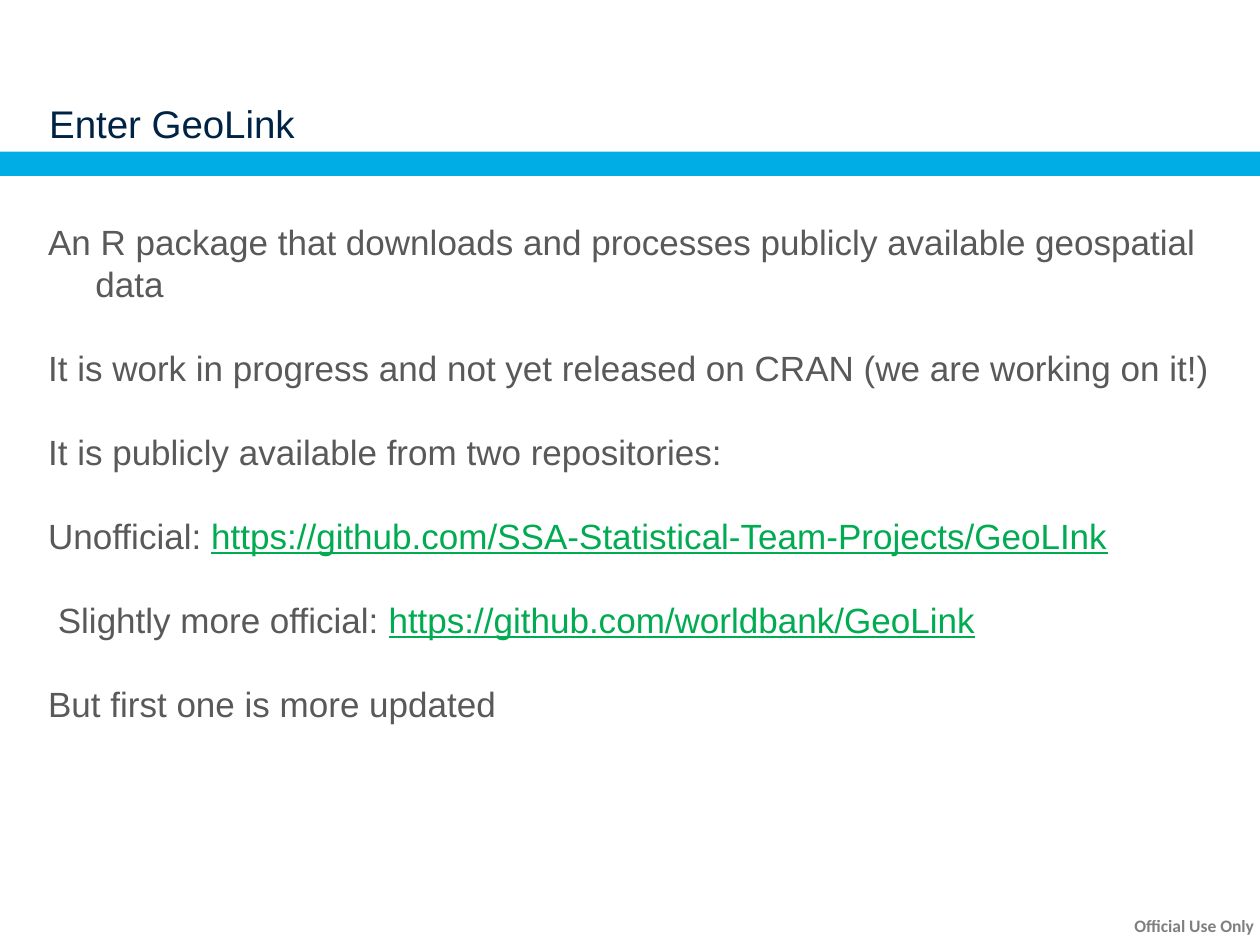
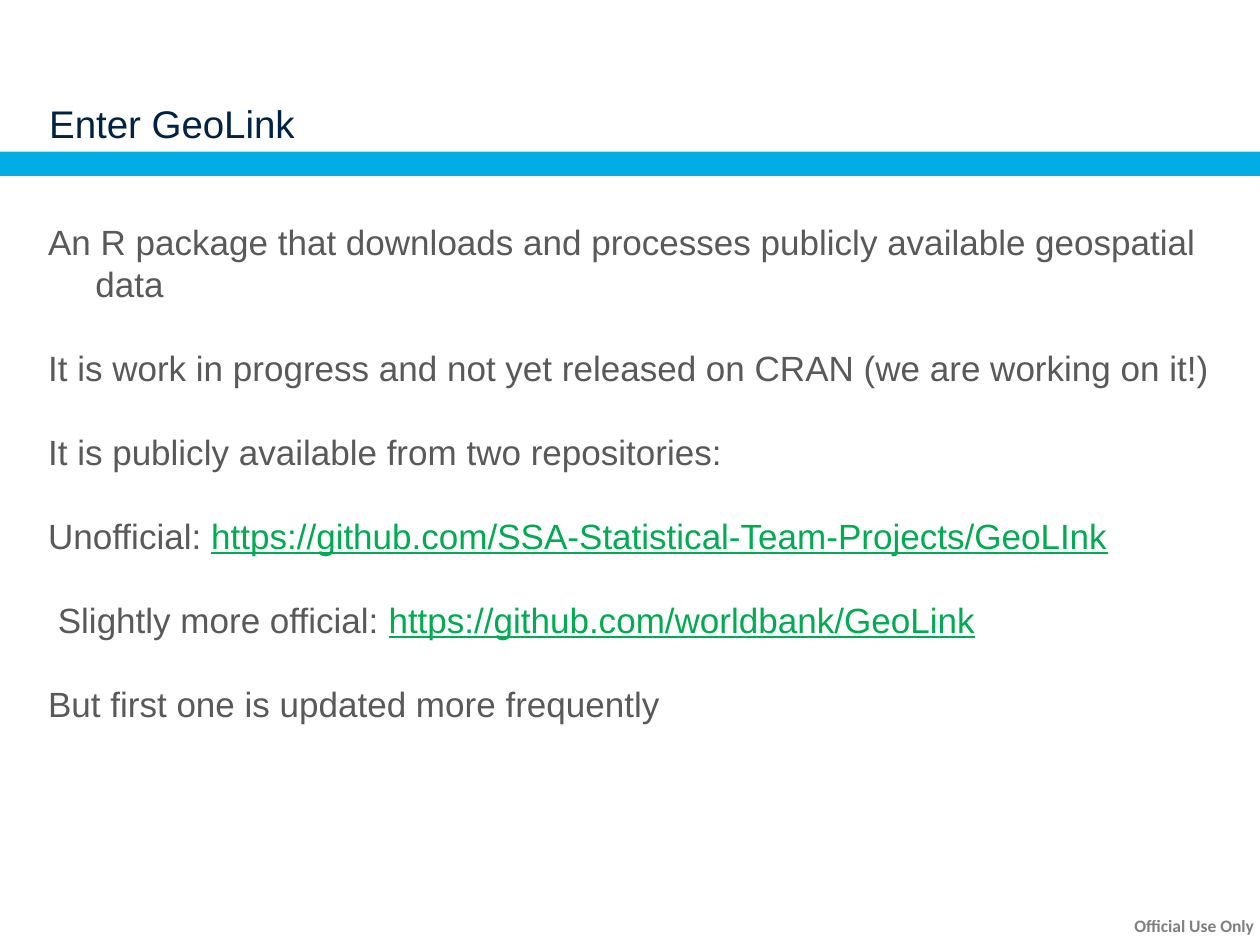
Before and after one commit to JoshMerfeld/nairobiworkshops, a slide deck: slide 3 of GeoLink presentation.pptx. Drawn at 1260x945 pixels with LibreOffice and Linux fonts; fonts in the diff are those of the drawing; background and template pictures are left out. Boxes give left, top, right and bottom in pixels: in the first picture for what was removed or moved away, otherwise in the second. Text is boxed around its words. In the diff, an @@ line names an element or a change of style, - is before the commit and + after.

```diff
--- a/GeoLink presentation.pptx
+++ b/GeoLink presentation.pptx
@@ text at [48, 691, 660, 724]: text changed @@
-But first one is more updated
+But first one is updated more frequently
```
Also in this commit, not shown: 4 other slides changed, 1 slide added, 1 other file.
